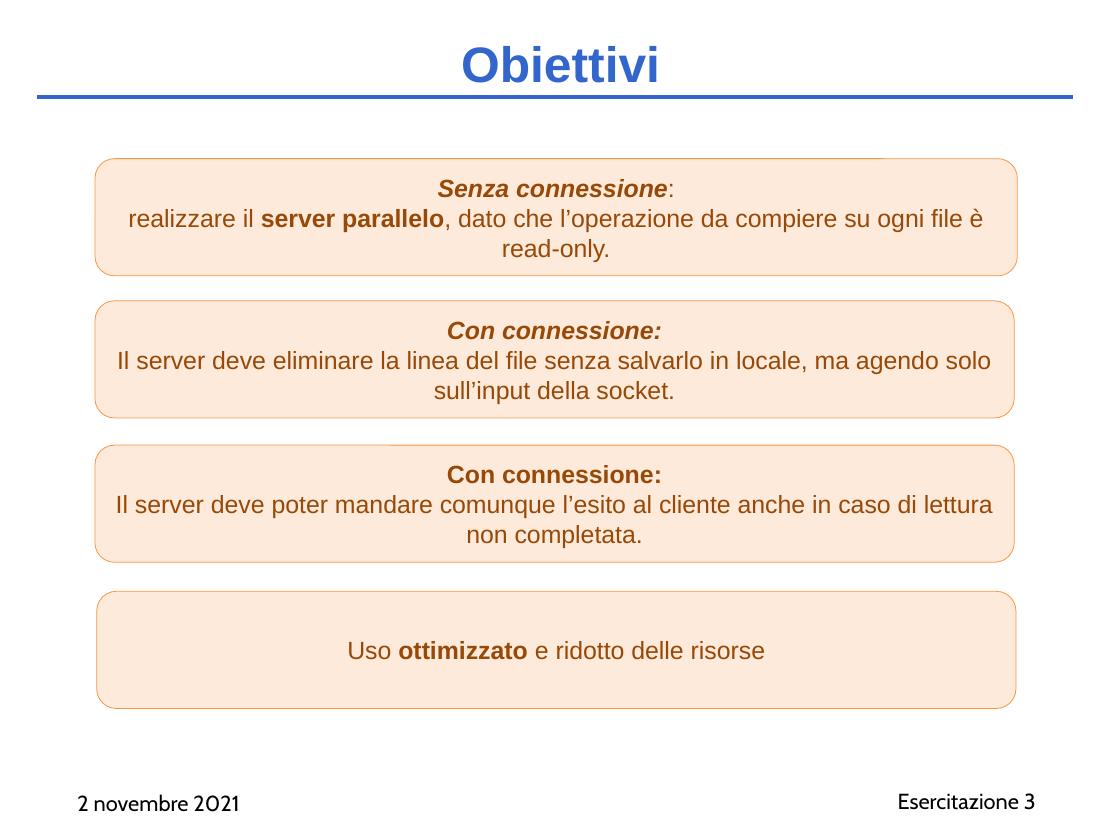
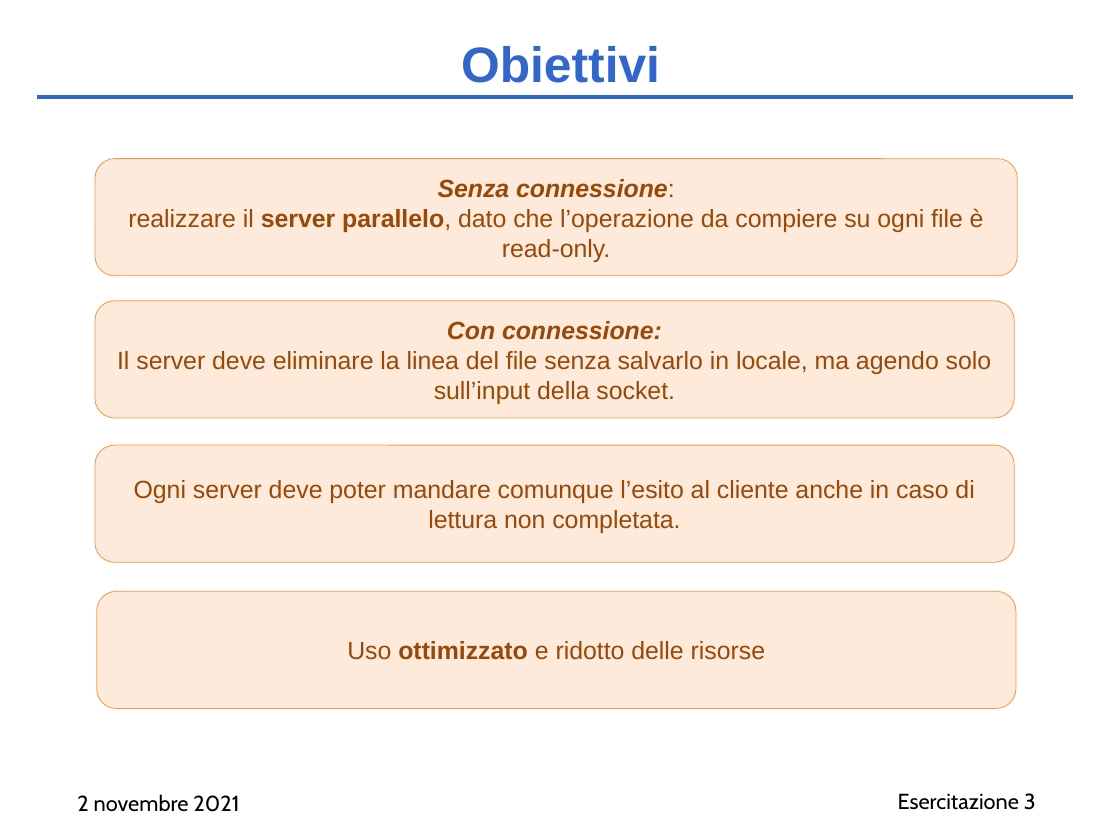
Before and after one commit to AliceTurrini/RetiCalcolatori, a slide deck: slide 2 of Es3/Presentazione_es3_2_novembre.pptx. Drawn at 1120x840 pixels with LibreOffice and Linux fonts; fonts in the diff are those of the drawing. Boxes give left, top, right and bottom in pixels: in the first picture for what was removed or moved away, otherwise in the second. Text is boxed around its words. In the diff, an @@ line names an element or a change of style, - is before the commit and + after.

```diff
--- a/Es3/Presentazione_es3_2_novembre.pptx
+++ b/Es3/Presentazione_es3_2_novembre.pptx
@@ text in rounded rectangle at (x1=134, y1=480, x2=974, y2=533): text changed @@
-Con connessione:
-Il server deve poter mandare comunque l’esito al cliente anche in caso di lettura non completata.
+Ogni server deve poter mandare comunque l’esito al cliente anche in caso di lettura non completata.
```
